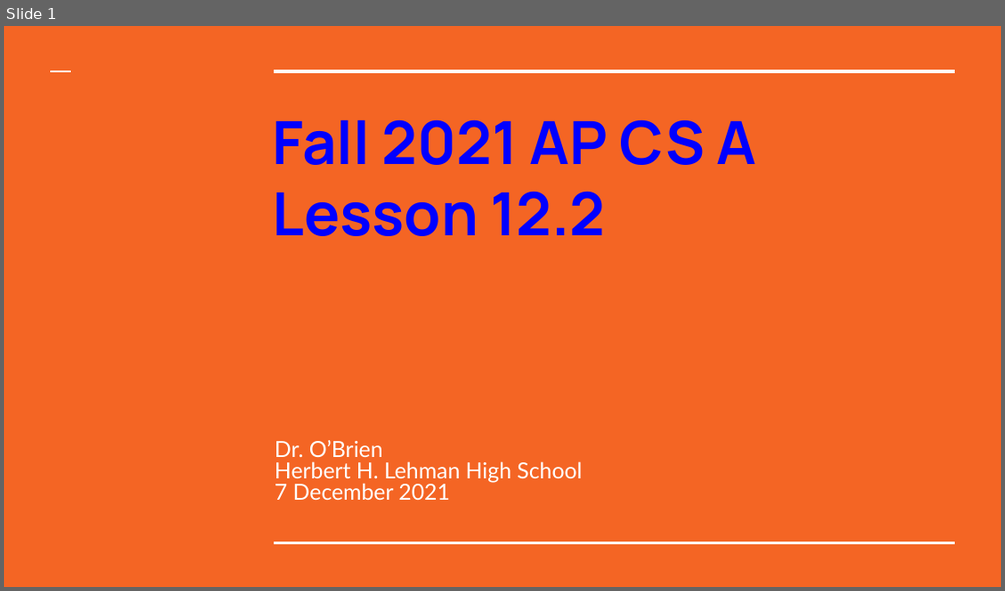
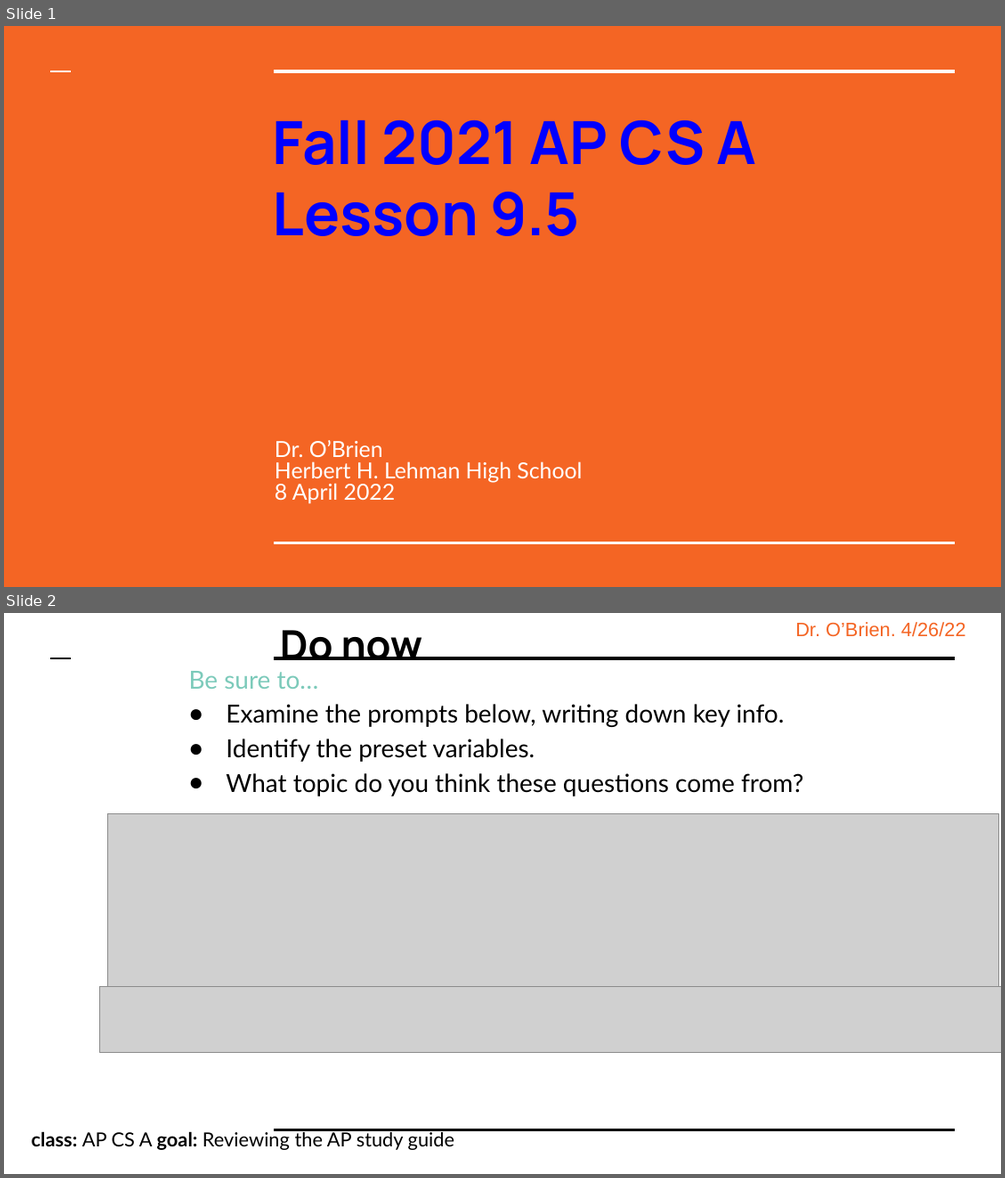
Before and after one commit to cobrien87/work, a slide deck: old/apcsa_12_2.pptx. Shown one above the other, each under a label of ours: slide 1 before the commit, slides 1 and 2 after it. The pictures are 1005x591 and 1005x1178 pixels, drawn with LibreOffice and Linux fonts; fonts in the diff are those of the drawing; grey boxes stand for pictures; background and template pictures are left out. Boxes give left, top, right and bottom in pixels: in the first picture for what was removed or moved away, otherwise in the second. Text is boxed around its words. In the diff, an @@ line names an element or a change of style, - is before the commit and + after.

```diff
--- a/old/apcsa_12_2.pptx
+++ b/old/apcsa_12_2.pptx
@@ slide 2 added at (4, 613, 1001, 1174), background #FFFFFF @@
@@ title added at (280, 630, 422, 660), 29.1 pt, text #000000, bold @@
+Do now
@@ text added at (795, 622, 966, 637), 14 pt, text #F46524 @@
+Dr. O’Brien. 4/26/22
@@ line added from (51, 657) to (71, 657), #000000 1.5 pt @@
@@ line added from (275, 657) to (955, 657), #000000 3 pt @@
@@ text added at (189, 671, 803, 796), 18 pt, text #000000 @@
+Be sure to…
+● Examine the prompts below, writing down key info.
+● Identify the preset variables.
+● What topic do you think these questions come from?
@@ picture added at (107, 814, 999, 995) @@
@@ picture added at (100, 986, 1001, 1052) @@
@@ text added at (32, 1129, 454, 1150), 14 pt, text #000000 @@
+class: AP CS A goal: Reviewing the AP study guide
@@ line added from (275, 1129) to (955, 1129), #000000 1.5 pt @@
@@ slide 1 changed as well @@
@@ title at (273, 192, 580, 236): text changed @@
-Lesson 12.2
+Lesson 9.5
@@ subtitle at (275, 483, 396, 504): text changed @@
-7 December 2021
+8 April 2022
```
Also in this commit, not shown: 6 other slides added, 8 slides removed, 9 other files.
